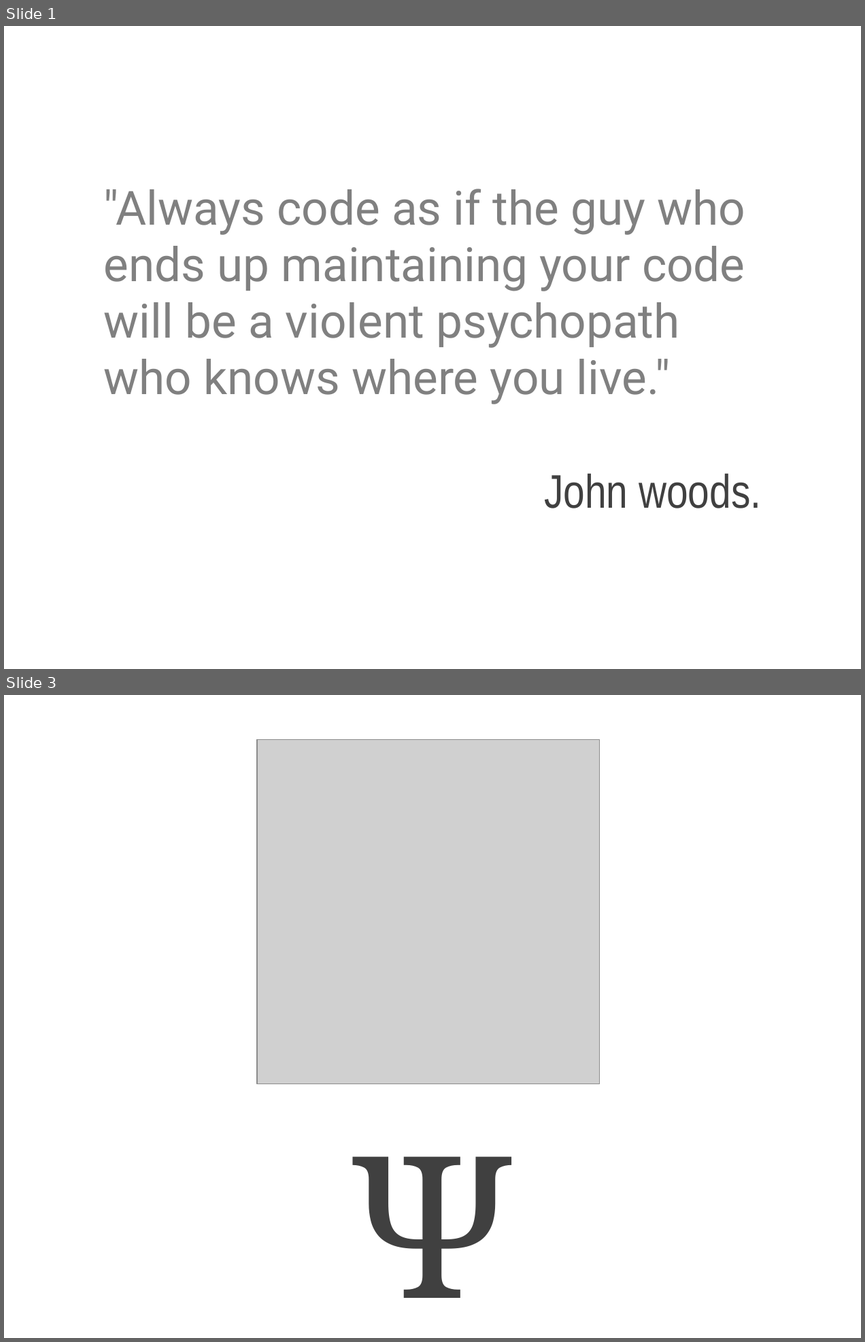
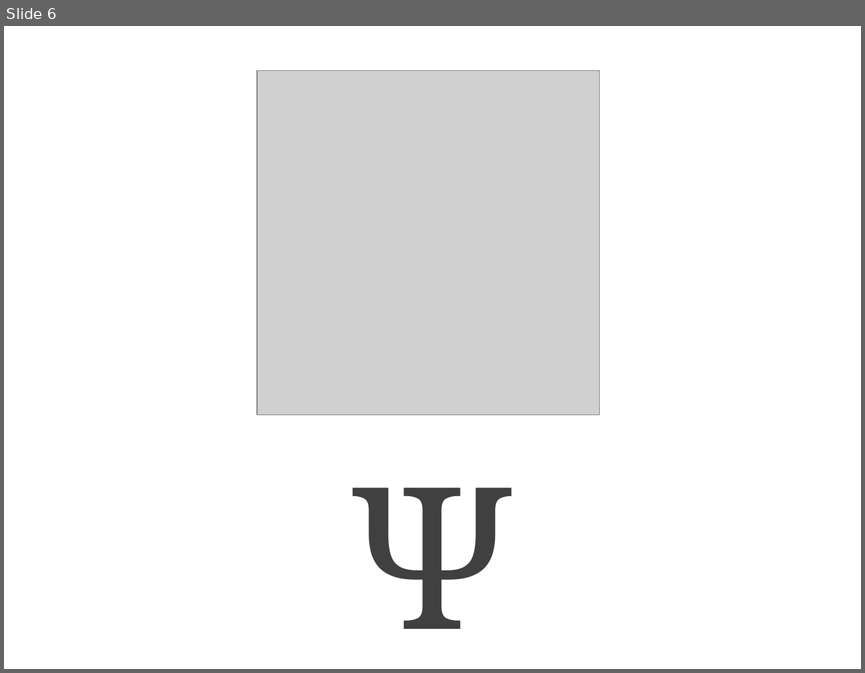
Before and after one commit to cessor/empathiccode, a slide deck: EmpathicRefactoring.pptx. Shown one above the other, each under a label of ours: slides 1 and 3 before the commit, slide 6 after it; the slides between them are not shown. The pictures are 865x1342 and 865x673 pixels, drawn with LibreOffice and Linux fonts; fonts in the diff are those of the drawing; grey boxes stand for pictures. Boxes give left, top, right and bottom in pixels: in the first picture for what was removed or moved away, otherwise in the second. Text is boxed around its words. In the diff, an @@ line names an element or a change of style, - is before the commit and + after.

```diff
--- a/EmpathicRefactoring.pptx
+++ b/EmpathicRefactoring.pptx
@@ slide 1 removed at box(4, 26, 861, 669), background #FFFFFF @@
@@ title removed at box(103, 189, 761, 508) @@
-"Always code as if the guy who ends up maintaining your code will be a violent psychopath who knows where you live."
-John woods.
@@ what was slide 3 is now slide 6 @@
```
Also in this commit, not shown: 15 slides added, 2 other slides removed.
